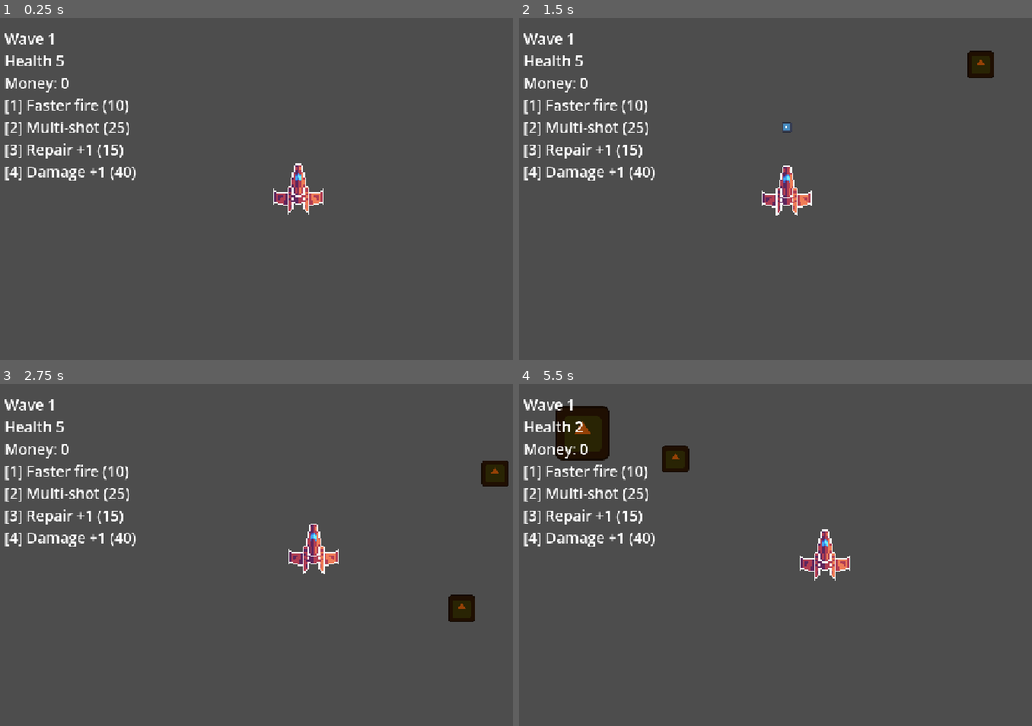
Above: before the commit, frames 1-4 (two rows, left to right).
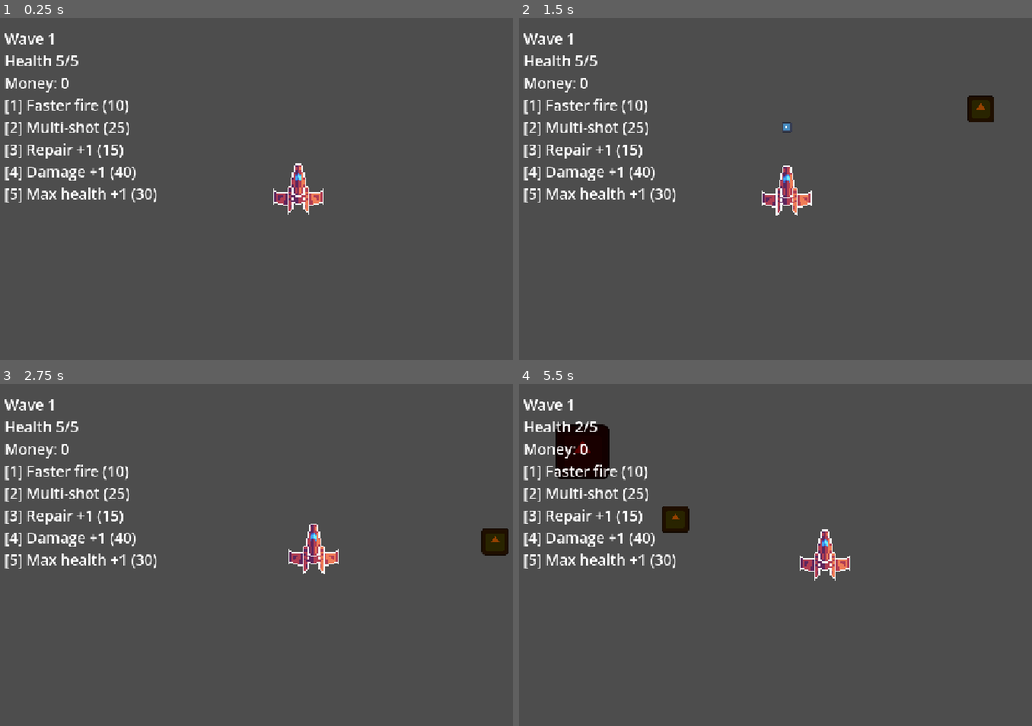
Above: after the commit, the same moments.

Repository: xbox1sxd-sketch/Hackatime-Project
Game: Godot game, scene res://Scenes/main.tscn
Two runs of this game, one before a commit and one after it. Both use one fixed random seed, a clock stepped at 60 frames per second and the inputs below. The engine's default icon, where the game draws it, is replaced by a stand-in: a white triangle on a blue panel in a dark square.
Inputs (mouse positions are in pixels of both pictures, inside the frame that each line leads up to):
- Up to frame 1 (0.25 s): no input
- Up to frame 2 (1.5 s): tap Enter at 0.5 s; move the mouse to (852, 189) at 0.52 s; hold Up from 0.53 s (still down); tap 1 at 0.6 s; click (852, 189) at 0.67 s; tap 2 at 0.8, 1.35 s; move the mouse to (785, 189) at 1.27 s; click (785, 189) at 1.42 s
- Up to frame 3 (2.75 s): keep holding Up; tap 3 at 1.55, 2.1 s; move the mouse to (312, 548) at 2.02 s; click (312, 548) at 2.17 s; tap 4 at 2.3 s
- Up to frame 4 (5.5 s): keep holding Up; move the mouse to (811, 561) at 2.77 s; tap 4 at 2.85 s; click (811, 561) at 2.92 s; tap 5 at 3.05, 3.6 s; move the mouse to (862, 558) at 3.52 s; click (862, 558) at 3.67 s; tap 1 at 3.8, 4.35 s; move the mouse to (770, 551) at 4.27 s; click (770, 551) at 4.42 s; tap 2 at 4.55, 5.1 s; move the mouse to (826, 555) at 5.02 s; click (826, 555) at 5.17 s; tap 3 at 5.3 s

The runs differ from the first frame. In frame 1, 0.5% of the frame differs, in the area x 0-31%, y 10-54%; in frame 2, 1.3%; in frame 3, 1.7%; in frame 4, 2.8%, in the area x 0-34%, y 6-54%.

Commit message:
made save system and balanced the game

Diff:
--- a/Scripts/asteriod.gd
+++ b/Scripts/asteriod.gd
@@ -15,7 +15,7 @@
 func _process(delta):
 	position.y += speed * delta
 	if position.y > 700:
-		get_parent().take_damage(1)
+		get_parent().take_damage(damage)
 		queue_free()
 
 func _on_area_entered(area):
--- a/Scripts/main.gd
+++ b/Scripts/main.gd
@@ -4,7 +4,7 @@
 var asteroid_scene = preload("res://Scenes/asteriod.tscn")
 var money = 0
 var fire_rate_cost = 10
-var health = 5
+var health = 20
 var game_over = false
 var spawn_timer
 var wave = 0
@@ -17,6 +17,7 @@
 @onready var player = $Player
 var damage_cost = 40
 var best_wave = 0
+var max_health_cost = 30
 const save_path = "user://save.json"
 
 
@@ -27,6 +28,8 @@
 	spawn_timer = Timer.new()
 	spawn_timer.timeout.connect(spawn_asteroid)
 	add_child(spawn_timer)
+	load_game()
+	health = max_health
 	start_next_wave()
 
 func start_next_wave():
@@ -46,20 +49,23 @@
 	var big_chance = min(0.3, wave * 0.04)
 	var medium_chance = min(0.4, wave * 0.1)
 	if roll < big_chance:
+		asteroid.tint = Color(0.6, 0.0, 0.13, 1.0)
 		asteroid.size = 2.0
-		asteroid.health = 5
+		asteroid.health = 8 + wave * 1.1
 		asteroid.damage = 3
-		asteroid.speed = 80 + wave * 10
+		asteroid.speed = 100 + wave * 11
 	elif roll < big_chance + medium_chance:
+			asteroid.tint = Color(0.7, 0.5, 0.0, 1.0)
 			asteroid.size = 1.4
-			asteroid.health = 3.0
+			asteroid.health = 50 + wave *1.2
 			asteroid.damage = 2
-			asteroid.speed = 120 + wave * 10
-	else:
+			asteroid.speed = 175 + wave * 12
+	else:
+		asteroid.tint = Color(1.0, 1.0, 0.0, 1.0)
 		asteroid.size = 1.0
-		asteroid.health = 1
+		asteroid.health = 2 + wave * 1.3
 		asteroid.damage = 1
-		asteroid.speed = 250 + wave * 20
+		asteroid.speed = 400 + wave * 22
 	asteroid.value = int(2 * asteroid.size * asteroid.size)
 	asteroid.position = Vector2(randf_range(60, screen.x - 60), -60)
 	add_child(asteroid)
@@ -72,6 +78,8 @@
 		return
 	if to_spawn <= 0 and get_tree().get_nodes_in_group("asteroids").size() == 0:
 		wave_active = false
+		best_wave = max(best_wave, wave)
+		save_game()
 		update_ui()
 		await get_tree().create_timer(3.0).timeout
 		if not game_over:
@@ -89,37 +97,48 @@
 		health = 0
 		game_over = true
 		spawn_timer.stop()
+		best_wave = max(best_wave, wave)
+		save_game()
 	update_ui()
+
+func get_shop_text():
+	var shop = "\n[1] Faster fire (" + str(fire_rate_cost) + ")"
+	if player.bullet_count < 5:
+		shop += "\n[2] Multi-shot (" + str(multishot_cost) + ")"
+	else:
+		shop += "\n[2] Multi-shot is MAX"
+	if not game_over:
+		shop += "\n[3] Repair +1 (" + str(repair_cost) + ")"
+	shop += "\n[4] Damage +1 (" + str(damage_cost) + ")"
+	if max_health < 15:
+		shop += "\n[5] Max health +1 (" + str(max_health_cost) + ")"
+	else:
+		shop += "\n[5] Max health is MAX"
+	return shop
 
 func update_ui():
 	if game_over:
-		money_label.text = "GAME OVER\nYou reached wave " + str(wave) + "\nMoney: " + str(money) + "\nPress R to restart"
+		money_label.text = "GAME OVER\nYou reached wave " + str(wave) + "\nBest wave: " + str(best_wave) + "\nMoney: " + str(money) + "\n" + get_shop_text() + "\n\nPress R to restart"
 	else:
 		var status = "Wave " + str(wave)
 		if not wave_active:
 			status += "\nWAVE CLEARED! Next wave is coming"
-		var shop = "\n[1] Faster fire (" + str(fire_rate_cost) + ")"
-		if player.bullet_count < 5:
-			shop += "\n[2] Multi-shot (" + str(multishot_cost) + ")"
-		else:
-			shop += "\n[2] Multi-shot is MAX"
-		shop += "\n[3] Repair +1 (" + str(repair_cost) + ")"
-		shop += "\n[4] Damage +1 (" + str(damage_cost) + ")"
-		money_label.text = status + "\nHealth " + str(health) + "\nMoney: " + str(money) + shop
+		money_label.text = status + "\nHealth " + str(health) + "/" + str(max_health) + "\nMoney: " + str(money) + get_shop_text()
 
 func _input(event):
 	if event is InputEventKey and event.pressed:
 		if event.keycode == KEY_R and game_over:
 			get_tree().reload_current_scene()
-		if not game_over:
-			if event.keycode == KEY_1 and not game_over:
-				buy_fire_rate()
-			if event.keycode == KEY_2:
-				buy_multishot()
-			if event.keycode == KEY_3:
-				buy_repair()
-			if event.keycode == KEY_4:
-				buy_damage()
+		if event.keycode == KEY_1:
+			buy_fire_rate()
+		if event.keycode == KEY_2:
+			buy_multishot()
+		if event.keycode == KEY_3 and not game_over:
+			buy_repair()
+		if event.keycode == KEY_4:
+			buy_damage()
+		if event.keycode == KEY_5:
+			buy_max_health()
 
 func buy_damage():
 	if money >= damage_cost:
@@ -127,6 +146,19 @@
 		player.bullet_damage += 1
 		damage_cost = int(damage_cost * 1.8)
 		update_ui()
+		save_game()
+
+func buy_max_health():
+	if max_health >= 15:
+		return
+	if money >= max_health_cost:
+		money -= max_health_cost
+		max_health += 1
+		if not game_over:
+			health += 1
+		max_health_cost = int(max_health_cost * 1.6)
+		update_ui()
+		save_game()
 
 func buy_multishot():
 	if player.bullet_count >= 5:
@@ -136,6 +168,7 @@
 		player.bullet_count += 1
 		multishot_cost = int(multishot_cost * 2)
 		update_ui()
+		save_game()
 
 func buy_repair():
 	if health >= max_health:
@@ -145,6 +178,7 @@
 		health += 1
 		repair_cost = int(repair_cost * 1.3)
 		update_ui()
+		save_game()
 
 func buy_fire_rate():
 	if money >= fire_rate_cost:
@@ -152,6 +186,7 @@
 		player.fire_delay = max(0.1, player.fire_delay * 0.85)
 		fire_rate_cost = int(fire_rate_cost * 1.5)
 		update_ui()
+		save_game()
 
 func play_sound(stream):
 	var p = AudioStreamPlayer.new()
@@ -166,11 +201,13 @@
 		"best_wave": best_wave,
 		"fire_delay": player.fire_delay,
 		"fire_rate_cost": fire_rate_cost,
-		"bullet_count": player.bullet.count,
+		"bullet_count": player.bullet_count,
 		"multishot_cost": multishot_cost,
 		"bullet_damage": player.bullet_damage,
 		"damage_cost": damage_cost,
 		"repair_cost": repair_cost,
+		"max_health": max_health,
+		"max_health_cost": max_health_cost
 	}
 
 	var file = FileAccess.open(save_path, FileAccess.WRITE)
@@ -185,10 +222,12 @@
 		return
 	money = int(data.get("money", 0))
 	best_wave = int(data.get("best_wave", 0))
-	player.fire_delay = int(data.get("fire_delay", 0.4))
+	player.fire_delay = float(data.get("fire_delay", 0.4))
 	fire_rate_cost = int(data.get("fire_rate_cost", 10))
 	player.bullet_count= int(data.get("bullet_count", 1))
 	multishot_cost = int(data.get("multishot_cost", 25))
 	player.bullet_damage = int(data.get("bullet_damage", 1))
 	damage_cost = int(data.get("damage_cost", 40))
 	repair_cost = int(data.get("repair_cost", 15))
+	max_health = int(data.get("max_health", 5))
+	max_health_cost = int(data.get("max_health_cost", 30))
--- a/Scripts/player.gd
+++ b/Scripts/player.gd
@@ -42,6 +42,3 @@
 		get_parent().add_child(bullet)
 	await get_tree().create_timer(fire_delay).timeout
 	can_shoot = true
-
-	if get_parent().game_over:
-		return
